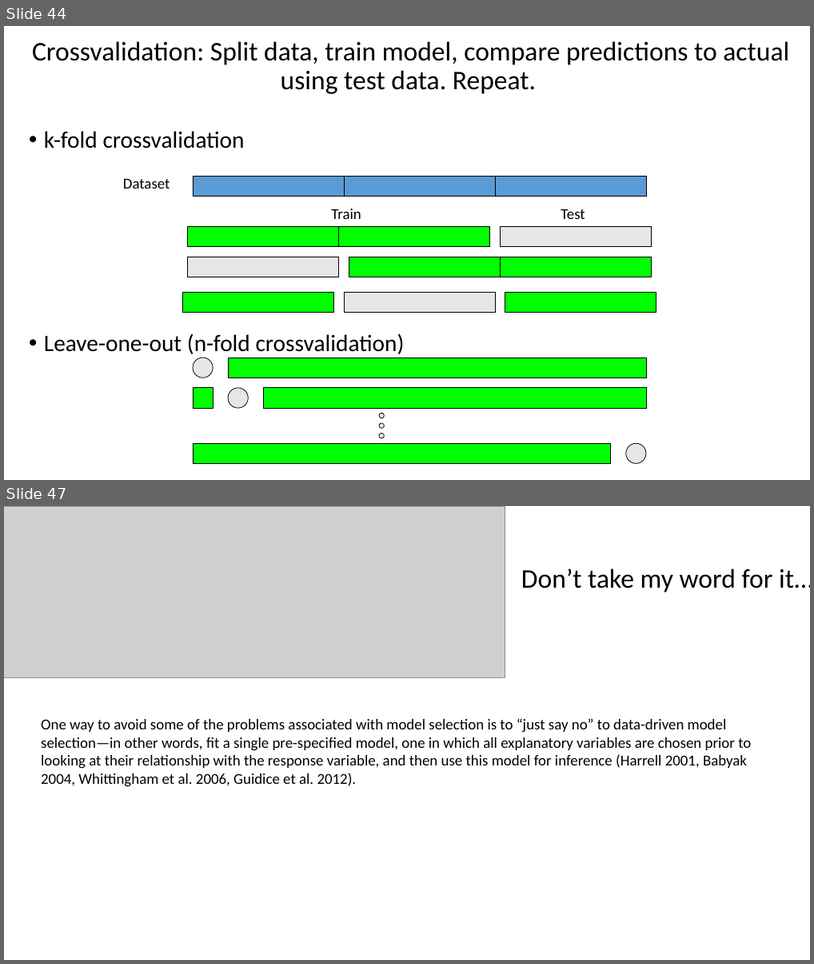
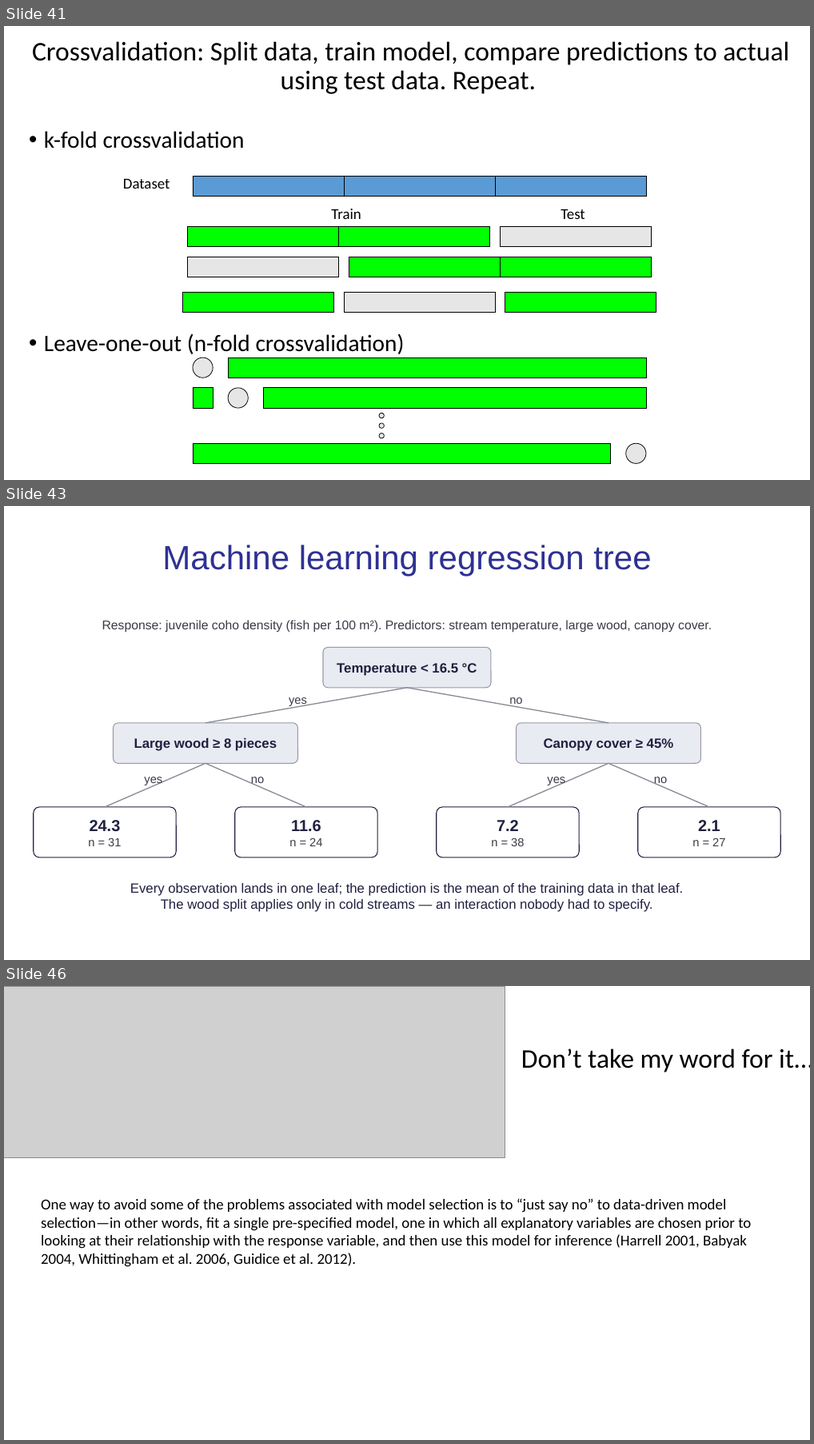
Before and after one commit to taaltree/FW536, a slide deck: Day3_MixedModels_ModelSelection/FW536_Day3_Afternoon_hypothesis test and model selection.pptx. Shown one above the other, each under a label of ours: slides 44 and 47 before the commit, slides 41, 43 and 46 after it; the slides between them are not shown. The pictures are 814x964 and 814x1444 pixels, drawn with LibreOffice and Linux fonts; fonts in the diff are those of the drawing; grey boxes stand for pictures. Boxes give left, top, right and bottom in pixels: in the first picture for what was removed or moved away, otherwise in the second. Text is boxed around its words. In the diff, an @@ line names an element or a change of style, - is before the commit and + after.

```diff
--- a/Day3_MixedModels_ModelSelection/FW536_Day3_Afternoon_hypothesis test and model selection.pptx
+++ b/Day3_MixedModels_ModelSelection/FW536_Day3_Afternoon_hypothesis test and model selection.pptx
@@ slide 43 added at <box>4,506,810,960</box>, background #FFFFFF @@
@@ title added at <box>162,544,651,576</box>, 40 pt, text #2E3192 @@
+Machine learning regression tree
@@ text added at <box>102,620,712,632</box>, 15 pt, text #3A3A48 @@
+Response: juvenile coho density (fish per 100 m²). Predictors: stream temperature, large wood, canopy cover.
@@ rounded rectangle added at <box>323,647,491,688</box>, fill #E9EBF2, outline #9A9AA8 1 pt, 16 pt, text #202040, bold @@
+Temperature < 16.5 °C
@@ line added from (407, 688) to (206, 723), #8A8A96 1.25 pt @@
@@ text added at <box>289,697,307,706</box>, 14 pt, text #3A3A48 @@
+yes
@@ line added from (407, 688) to (609, 723), #8A8A96 1.25 pt @@
@@ text added at <box>510,697,522,706</box>, 14 pt, text #3A3A48 @@
+no
@@ rounded rectangle added at <box>114,723,298,763</box>, fill #E9EBF2, outline #9A9AA8 1 pt, 16 pt, text #202040, bold @@
+Large wood ≥ 8 pieces
@@ rounded rectangle added at <box>516,723,702,763</box>, fill #E9EBF2, outline #9A9AA8 1 pt, 16 pt, text #202040, bold @@
+Canopy cover ≥ 45%
@@ line added from (206, 763) to (105, 807), #8A8A96 1.25 pt @@
@@ line added from (206, 763) to (306, 807), #8A8A96 1.25 pt @@
@@ line added from (609, 763) to (508, 807), #8A8A96 1.25 pt @@
@@ line added from (609, 763) to (710, 807), #8A8A96 1.25 pt @@
@@ text added at <box>144,776,162,785</box>, 14 pt, text #3A3A48 @@
+yes
@@ text added at <box>251,776,264,785</box>, 14 pt, text #3A3A48 @@
+no
@@ text added at <box>547,776,566,785</box>, 14 pt, text #3A3A48 @@
+yes
@@ text added at <box>654,776,667,785</box>, 14 pt, text #3A3A48 @@
+no
@@ rounded rectangle added at <box>34,807,177,857</box>, fill #FFFFFF, outline #202040 1 pt, 19 pt, text #202040, bold @@
+24.3
+n = 31
@@ rounded rectangle added at <box>235,807,378,857</box>, fill #FFFFFF, outline #202040 1 pt, 19 pt, text #202040, bold @@
+11.6
+n = 24
@@ rounded rectangle added at <box>437,807,579,857</box>, fill #FFFFFF, outline #202040 1 pt, 14 pt, text #3A3A48 @@
+7.2
+n = 38
@@ rounded rectangle added at <box>638,807,782,857</box>, fill #FFFFFF, outline #202040 1 pt, 14 pt, text #3A3A48 @@
+2.1
+n = 27
@@ text added at <box>130,883,684,912</box>, 16 pt, text #202040 @@
+Every observation lands in one leaf; the prediction is the mean of the training data in that leaf.
+The wood split applies only in cold streams — an interaction nobody had to specify.
@@ what was slide 44 is now slide 41 @@
@@ what was slide 47 is now slide 46 @@
```
Also in this commit, not shown: 8 slides changed, 15 other slides added, 25 slides removed, 8 other files.
